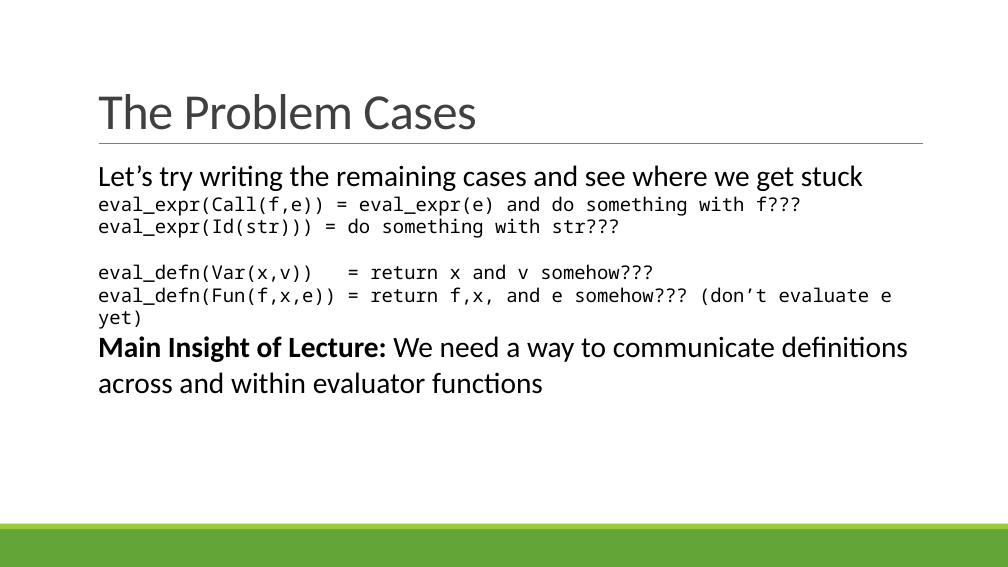
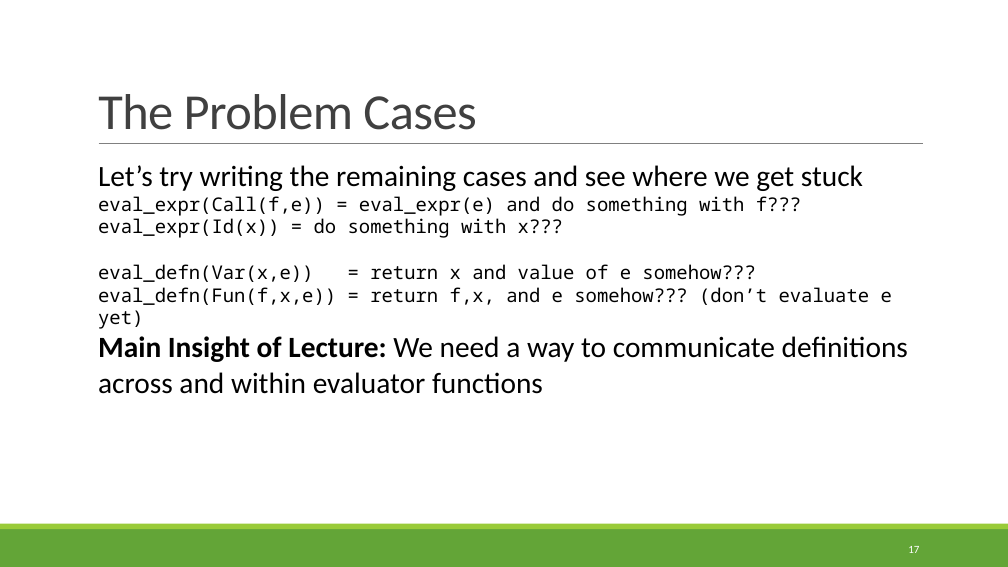
Before and after one commit to rbohrer/pl-course, a slide deck: slide 17 of LectureSlides/05Evaluators.pptx. Drawn at 1008x567 pixels with LibreOffice and Linux fonts; fonts in the diff are those of the drawing. Boxes give left, top, right and bottom in pixels: in the first picture for what was removed or moved away, otherwise in the second. Text is boxed around its words. In the diff, an @@ line names an element or a change of style, - is before the commit and + after.

```diff
--- a/LectureSlides/05Evaluators.pptx
+++ b/LectureSlides/05Evaluators.pptx
@@ text at (x1=98, y1=196, x2=892, y2=329): text changed @@
-eval_expr(Call(f,e)) = eval_expr(e) and do something with f???
-eval_expr(Id(str))) = do something with str???
-eval_defn(Var(x,v)) = return x and v somehow???
-eval_defn(Fun(f,x,e)) = return f,x, and e somehow??? (don’t evaluate e yet)
+eval_expr(Call(f,e)) = eval_expr(e) and do something with f???
+eval_expr(Id(x)) = do something with x???
+eval_defn(Var(x,e)) = return x and value of e somehow???
+eval_defn(Fun(f,x,e)) = return f,x, and e somehow??? (don’t evaluate e yet)
@@ page number added at (x1=908, y1=546, x2=919, y2=553), 10.5 pt, text #FFFFFF @@
+17
```
Also in this commit, not shown: 36 other slides changed.
